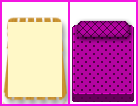
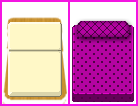
The second 138px x 106px image is a revision of the first. Changes to its layers:
renamed "Rectangle 1" to "Pad", painted on it over [7, 22, 63, 97]
painted on "Rounded Rectangle 9 copy 2", unmasked it over [3, 17, 68, 104]
